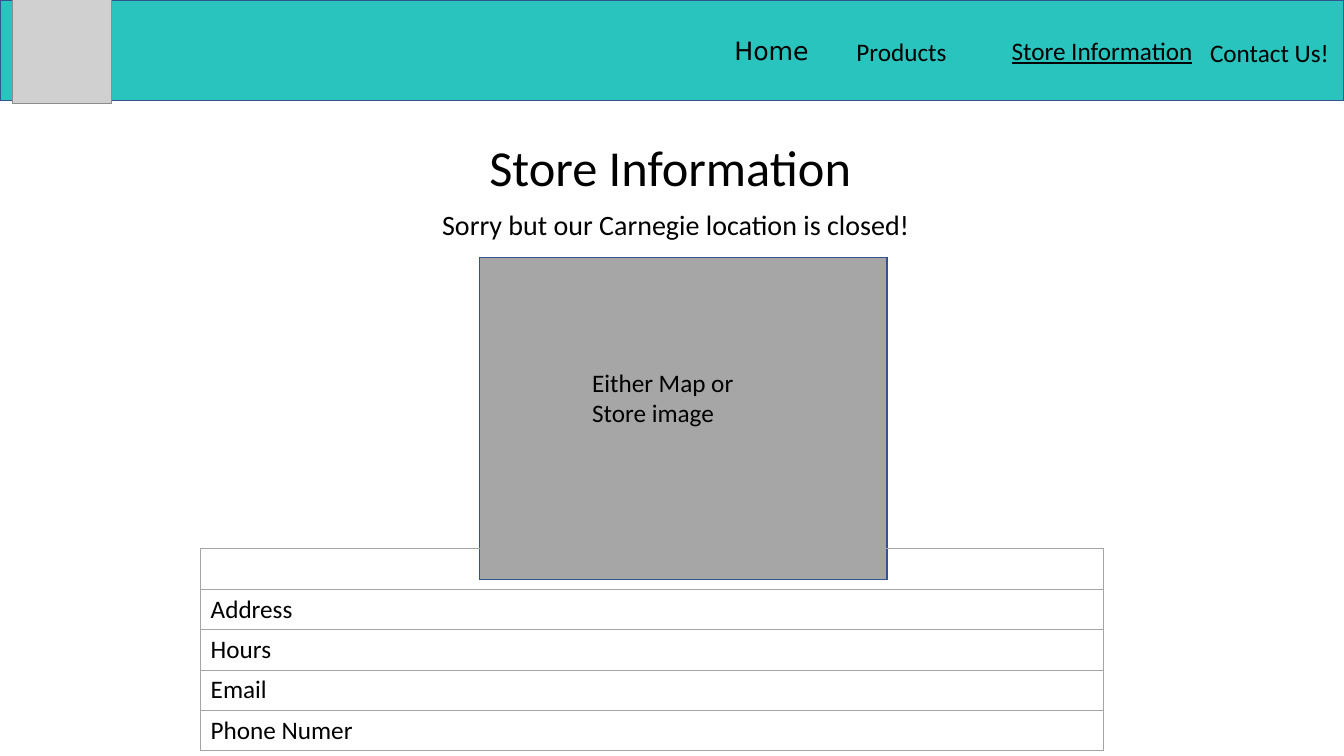
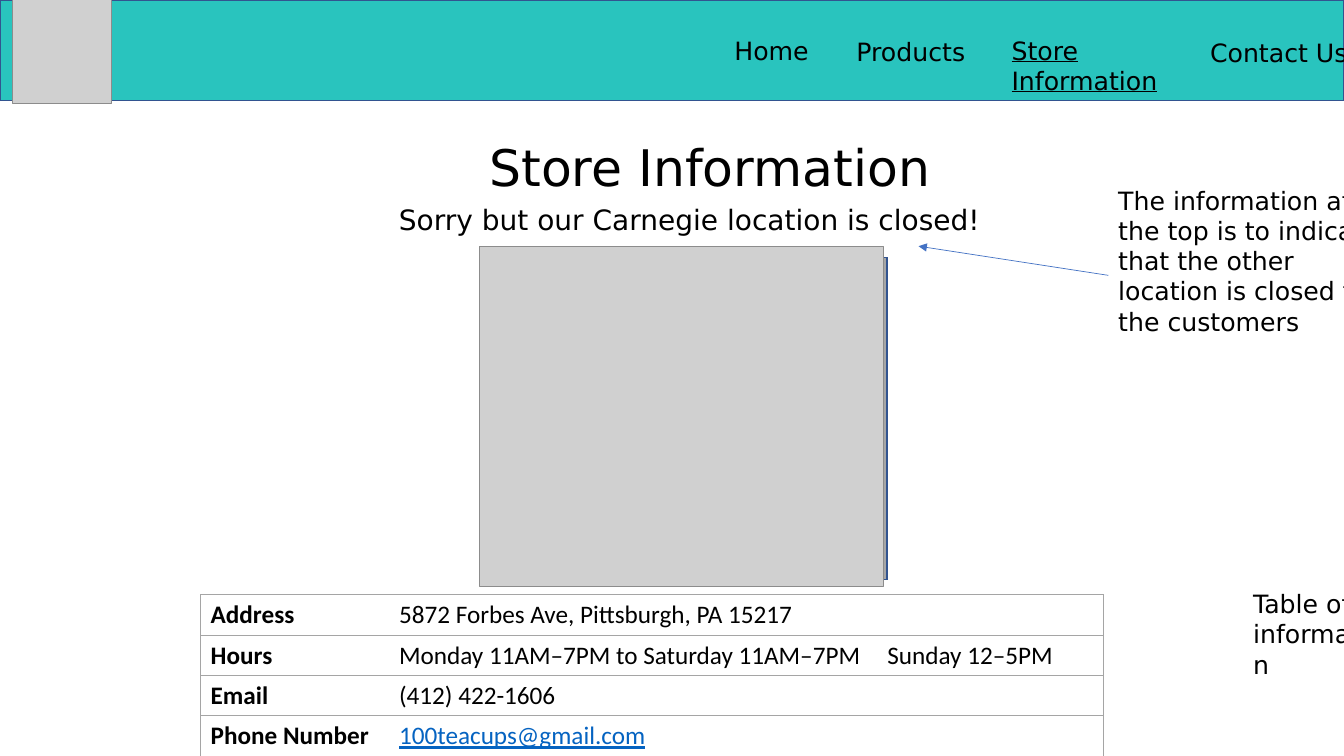
Before and after one commit to saramissak/67250-Web-Development-Project, a slide deck: slide 4 of Documents/High fidelity wireframe.pptx. Drawn at 1344x756 pixels with LibreOffice and Linux fonts; fonts in the diff are those of the drawing; grey boxes stand for pictures. Boxes give left, top, right and bottom in pixels: in the first picture for what was removed or moved away, otherwise in the second. Text is boxed around its words. In the diff, an @@ line names an element or a change of style, - is before the commit and + after.

```diff
--- a/Documents/High fidelity wireframe.pptx
+++ b/Documents/High fidelity wireframe.pptx
@@ font Calibri to DejaVu Sans in 5 elements at [856,42,965,62], [1210,41,1344,68], [1012,41,1158,92], [489,147,929,187], [399,208,979,236] @@
@@ text "Sorry but our Carnegie location ...": place and size @@
-text "Sorry but our Carnegie location ..." at [442,215,909,240]
+text "Sorry but our Carnegie location ..." at [399,208,979,236]
@@ text added at [1118,191,1344,332], 18 pt, text #000000 @@
+The information at the top is to indicate that the other location is closed for the customers
@@ picture added at [480,246,884,586] @@
@@ arrow added from (1109, 275) to (919, 246), #4472C4 0.5 pt @@
@@ text removed at [592,374,733,427] @@
-Either Map or Store image
@@ table at [201,595,1103,756] @@
-row 1:  |  | 
-row 2: Address |  | 
-row 3: Hours |  | 
-row 4: Email |  | 
-row 5: Phone Numer |  | 
+row 1: Address | 5872 Forbes Ave, Pittsburgh, PA 15217 | 
+row 2: Hours | Monday 11AM–7PM to Saturday 11AM–7PM | Sunday 12–5PM
+row 3: Email | (412) 422-1606 | 
+row 4: Phone Number | 100teacups@gmail.com | 
@@ table: place and size @@
-table at [201,548,1102,750]
+table at [201,595,1103,756]
@@ text added at [1253,594,1344,614], 18 pt, text #000000 @@
+Table of information
```
Also in this commit, not shown: 8 other slides changed, 1 slide added, 1 slide removed, 15 other files.
